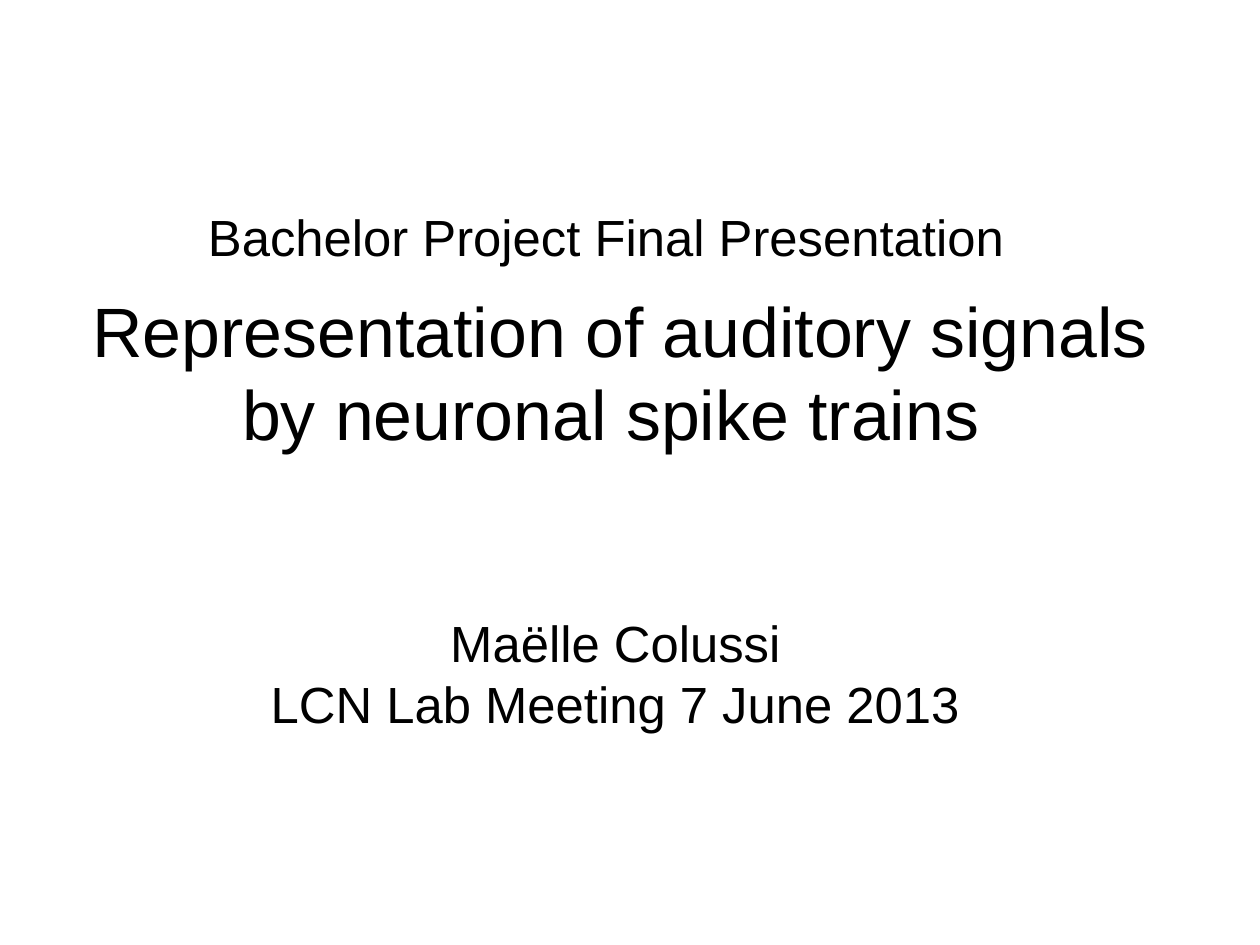
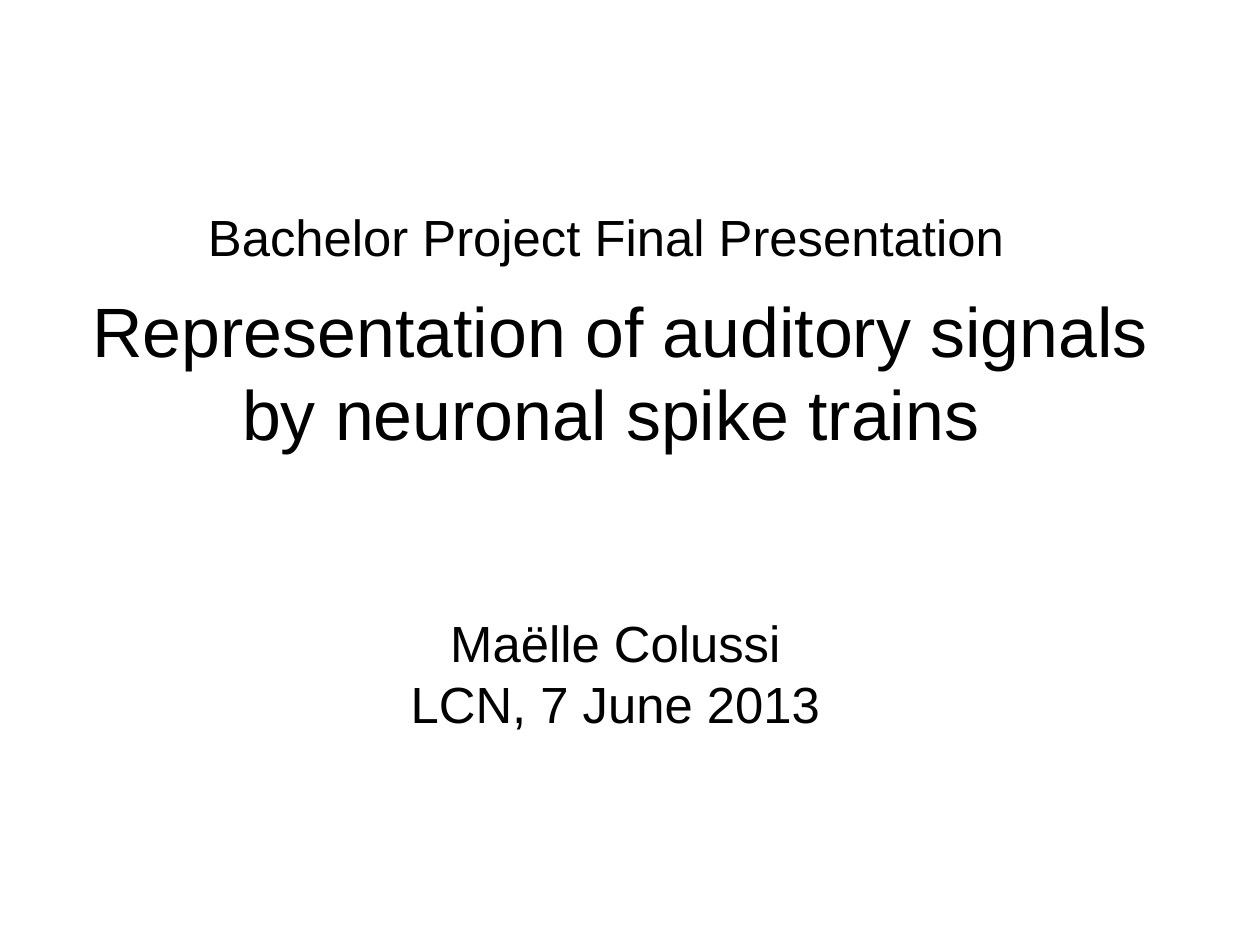
Before and after one commit to MaelleC/auditory-things, a slide deck: slide 1 of finalThings/presentation/pres1.odp. Drawn at 1260x945 pixels with LibreOffice and Linux fonts; fonts in the diff are those of the drawing. Boxes give left, top, right and bottom in pixels: in the first picture for what was removed or moved away, otherwise in the second. Text is boxed around its words. In the diff, an @@ line names an element or a change of style, - is before the commit and + after.

```diff
--- a/finalThings/presentation/pres1.odp
+++ b/finalThings/presentation/pres1.odp
@@ subtitle at bbox=[411, 687, 820, 730]: text changed @@
-LCN Lab Meeting 7 June 2013
+LCN, 7 June 2013
```
Also in this commit, not shown: 1 slide added, 10 other files.
